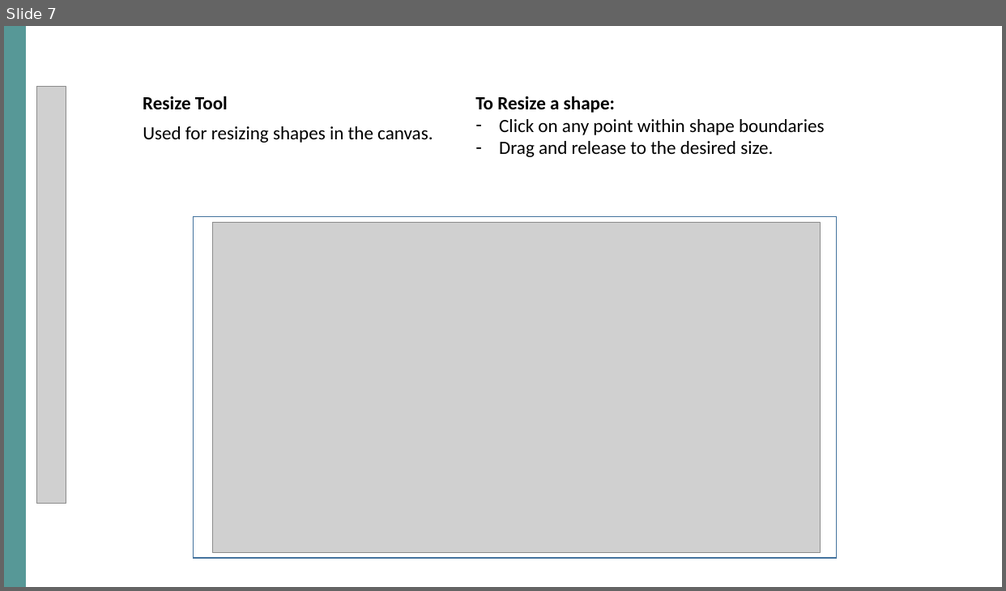
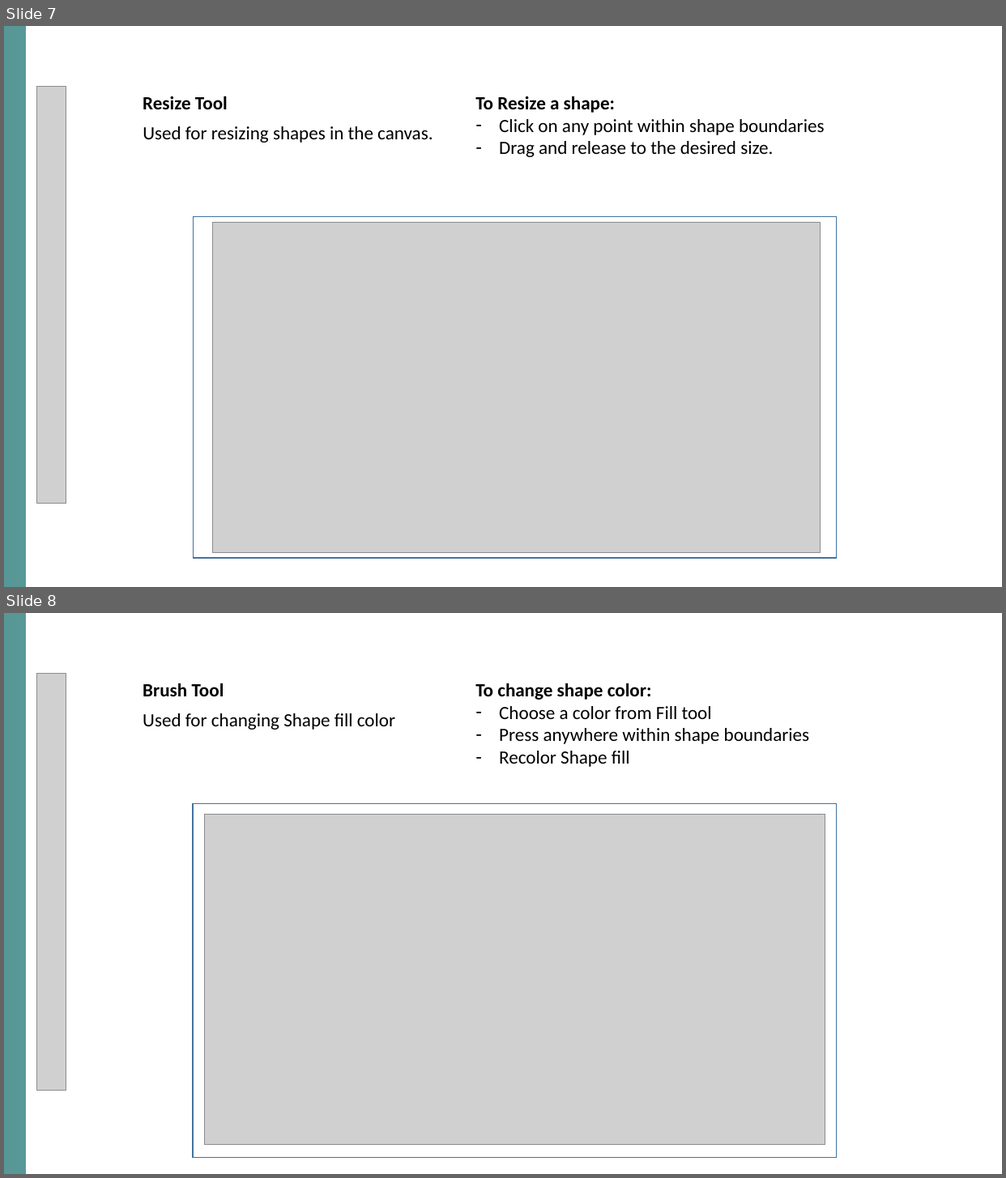
Before and after one commit to Magdz/ThePainter, a slide deck: Report/Painter User Guide.pptx. Shown one above the other, each under a label of ours: slide 7 before the commit, slides 7 and 8 after it. The pictures are 1006x591 and 1006x1178 pixels, drawn with LibreOffice and Linux fonts; fonts in the diff are those of the drawing; grey boxes stand for pictures; background and template pictures are left out. Boxes give left, top, right and bottom in pixels: in the first picture for what was removed or moved away, otherwise in the second. Text is boxed around its words. In the diff, an @@ line names an element or a change of style, - is before the commit and + after.

Commit message:
Fix Move and colorPanel

```diff
--- a/Report/Painter User Guide.pptx
+++ b/Report/Painter User Guide.pptx
@@ slide 8 added at (4, 613, 1002, 1174), background #FFFFFF @@
@@ rectangle added at (4, 613, 26, 1174), fill #579897 @@
@@ picture added at (37, 674, 66, 1091) @@
@@ text added at (143, 683, 224, 696), 18 pt, text #000000, bold @@
+Brush Tool
@@ text added at (475, 683, 810, 767), 18 pt, text #000000 @@
+To change shape color:
+– Choose a color from Fill tool
+– Press anywhere within shape boundaries
+– Recolor Shape fill
@@ text added at (143, 713, 395, 730), 18 pt, text #000000 @@
+Used for changing Shape fill color
@@ rectangle added at (193, 804, 837, 1159), outline #43739E 1 pt @@
@@ picture added at (205, 815, 825, 1145) @@
```
Also in this commit, not shown: 1 other slide added, 2 other files.
